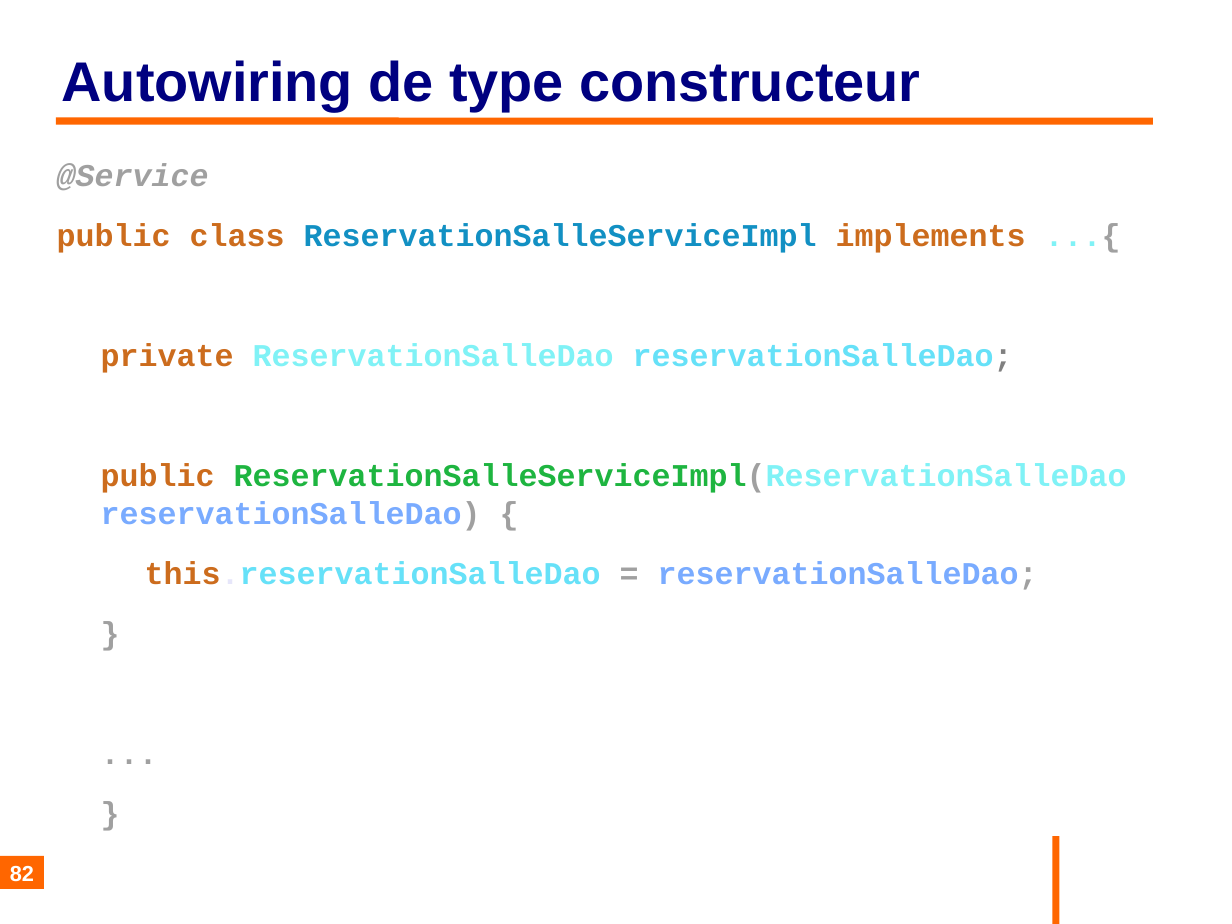
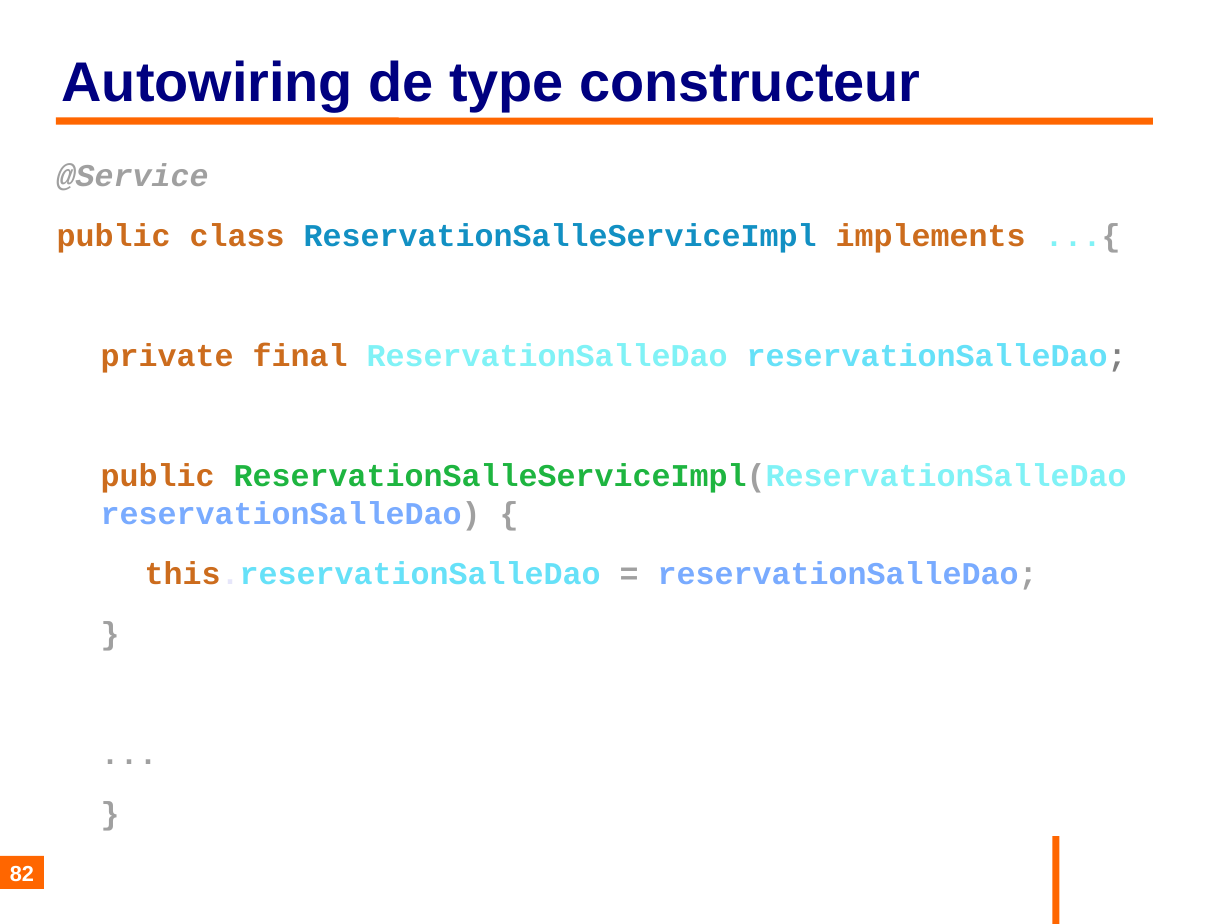
Before and after one commit to philphils/formation-spring, a slide deck: slide 82 of Documentation/diapo_formation_spring.odp. Drawn at 1232x924 pixels with LibreOffice and Linux fonts; fonts in the diff are those of the drawing; background and template pictures are left out. Boxes give left, top, right and bottom in pixels: in the first picture for what was removed or moved away, otherwise in the second. Text is boxed around its words. In the diff, an @@ line names an element or a change of style, - is before the commit and + after.

Commit message:
Correction diapo 82

```diff
--- a/Documentation/diapo_formation_spring.odp
+++ b/Documentation/diapo_formation_spring.odp
@@ text at box(101, 343, 1127, 373): text changed @@
-private ReservationSalleDao reservationSalleDao;
+private final ReservationSalleDao reservationSalleDao;
```
